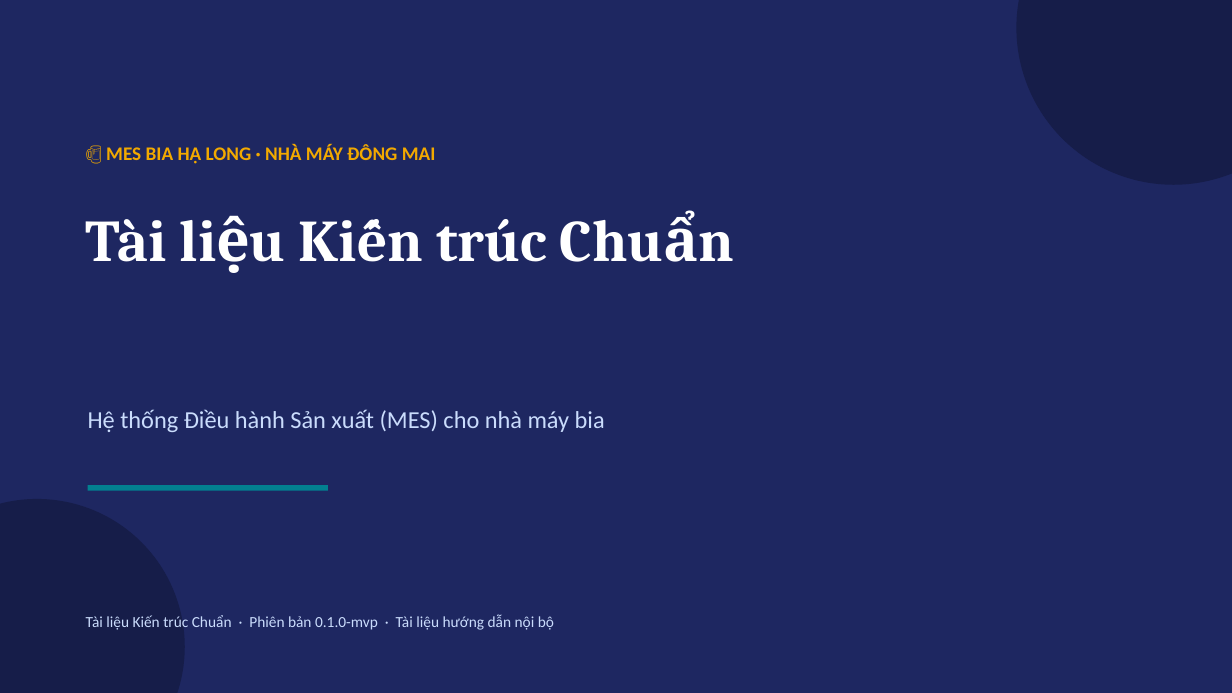
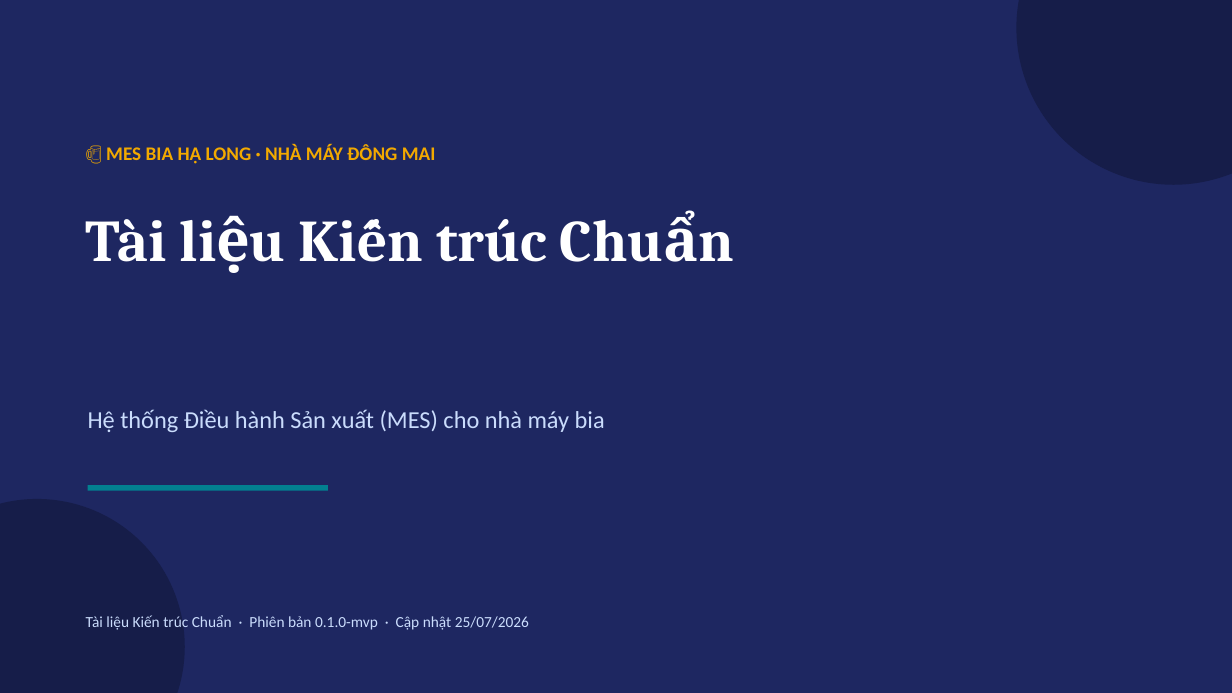
Before and after one commit to GiangdtHLB/HLBMES, a slide deck: slide 1 of docs/MES-KienTruc.pptx. Drawn at 1232x693 pixels with LibreOffice and Linux fonts; fonts in the diff are those of the drawing. Boxes give left, top, right and bottom in pixels: in the first picture for what was removed or moved away, otherwise in the second. Text is boxed around its words. In the diff, an @@ line names an element or a change of style, - is before the commit and + after.

```diff
--- a/docs/MES-KienTruc.pptx
+++ b/docs/MES-KienTruc.pptx
@@ text at [86, 615, 529, 630]: text changed @@
-Tài liệu Kiến trúc Chuẩn · Phiên bản 0.1.0-mvp · Tài liệu hướng dẫn nội bộ
+Tài liệu Kiến trúc Chuẩn · Phiên bản 0.1.0-mvp · Cập nhật 25/07/2026
```
Also in this commit, not shown: 1 other slide changed, 34 other files.
